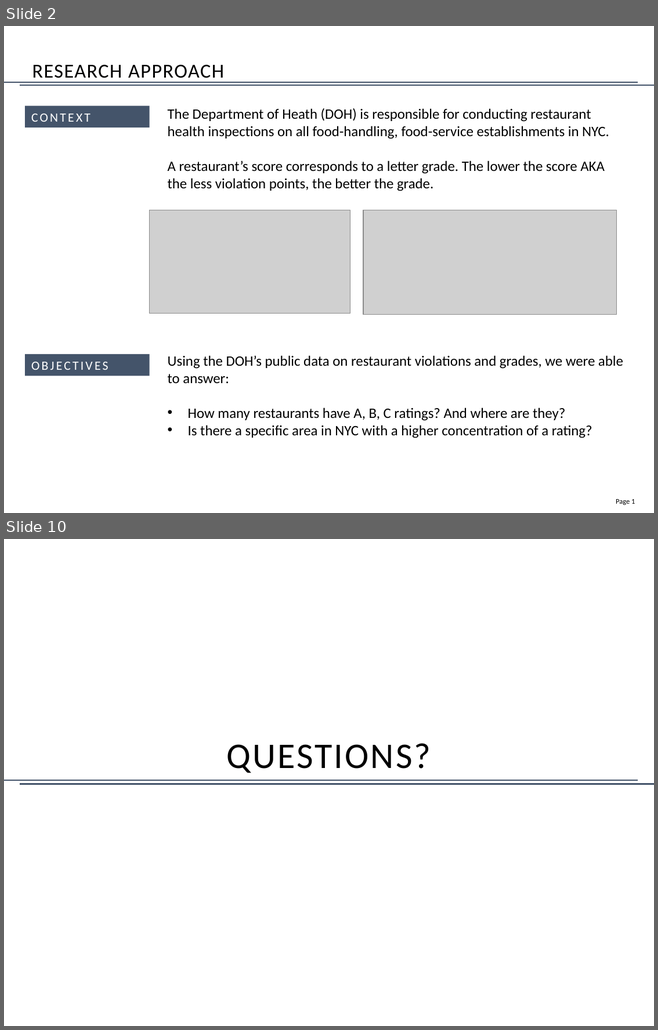
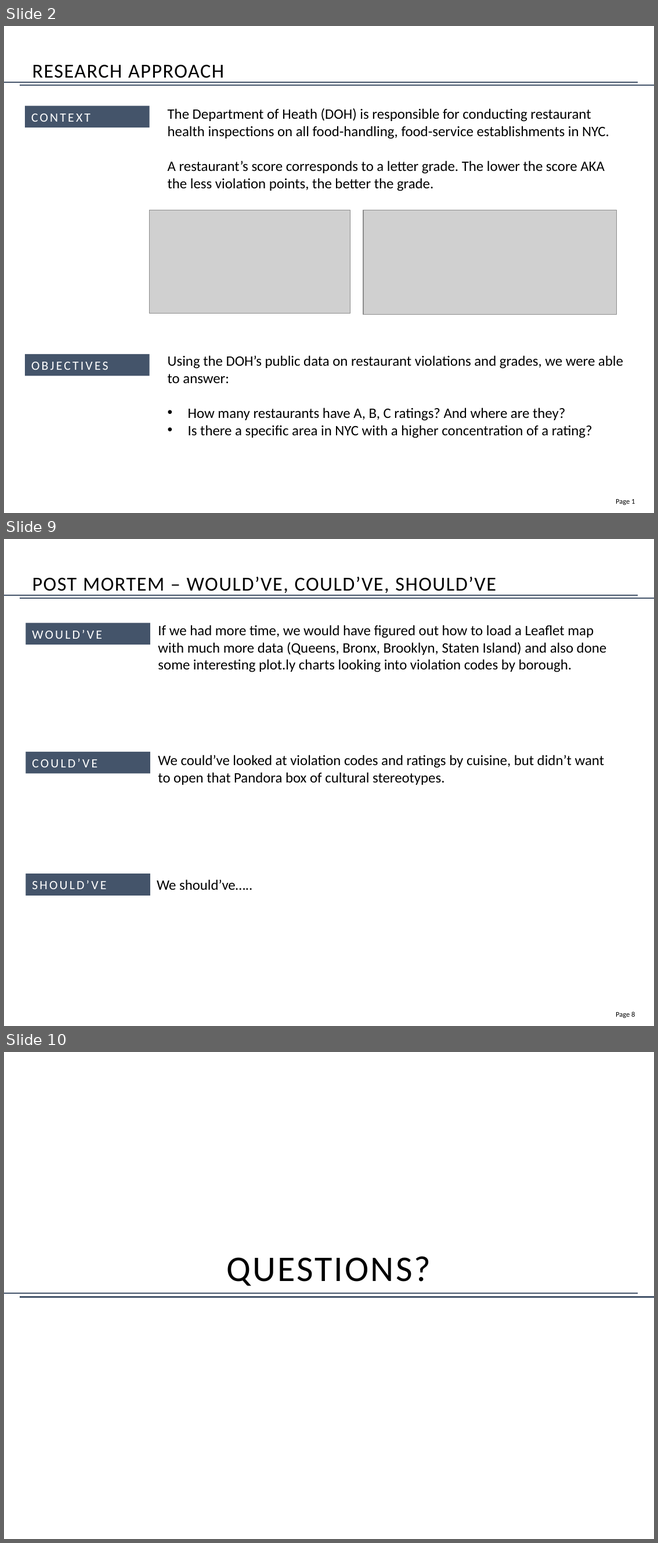
Before and after one commit to jennysueee/DOH_Project, a slide deck: DOH Presentation DRAFT.pptx. Shown one above the other, each under a label of ours: slides 2 and 10 before the commit, slides 2, 9 and 10 after it; the slides between them are not shown. The pictures are 658x1030 and 658x1543 pixels, drawn with LibreOffice and Linux fonts; fonts in the diff are those of the drawing; grey boxes stand for pictures. Boxes give left, top, right and bottom in pixels: in the first picture for what was removed or moved away, otherwise in the second. Text is boxed around its words. In the diff, an @@ line names an element or a change of style, - is before the commit and + after.

```diff
--- a/DOH Presentation DRAFT.pptx
+++ b/DOH Presentation DRAFT.pptx
@@ slide 9 added at [4,539,654,1026], background #FFFFFF; not listed: 3 template elements that a slide beside it also shows @@
@@ title added at [32,577,496,596], 22 pt, text #000000 @@
+POST MORTEM – WOULD’VE, COULD’VE, SHOULD’VE
@@ rectangle added at [25,623,150,645], fill #44546A, 14 pt, text #FFFFFF @@
+WOULD’VE
@@ text added at [158,625,606,672], 16 pt, text #000000 @@
+If we had more time, we would have figured out how to load a Leaflet map with much more data (Queens, Bronx, Brooklyn, Staten Island) and also done some interesting plot.ly charts looking into violation codes by borough.
@@ rectangle added at [25,752,150,774], fill #44546A, 14 pt, text #FFFFFF @@
+COULD’VE
@@ text added at [158,755,604,785], 16 pt, text #000000 @@
+We could’ve looked at violation codes and ratings by cuisine, but didn’t want to open that Pandora box of cultural stereotypes.
@@ rectangle added at [25,874,150,896], fill #44546A, 14 pt, text #FFFFFF @@
+SHOULD’VE
@@ text added at [157,879,252,890], 16 pt, text #000000 @@
+We should’ve…..
```
Also in this commit, not shown: 2 slides changed, 4 other slides added, 5 slides removed.
